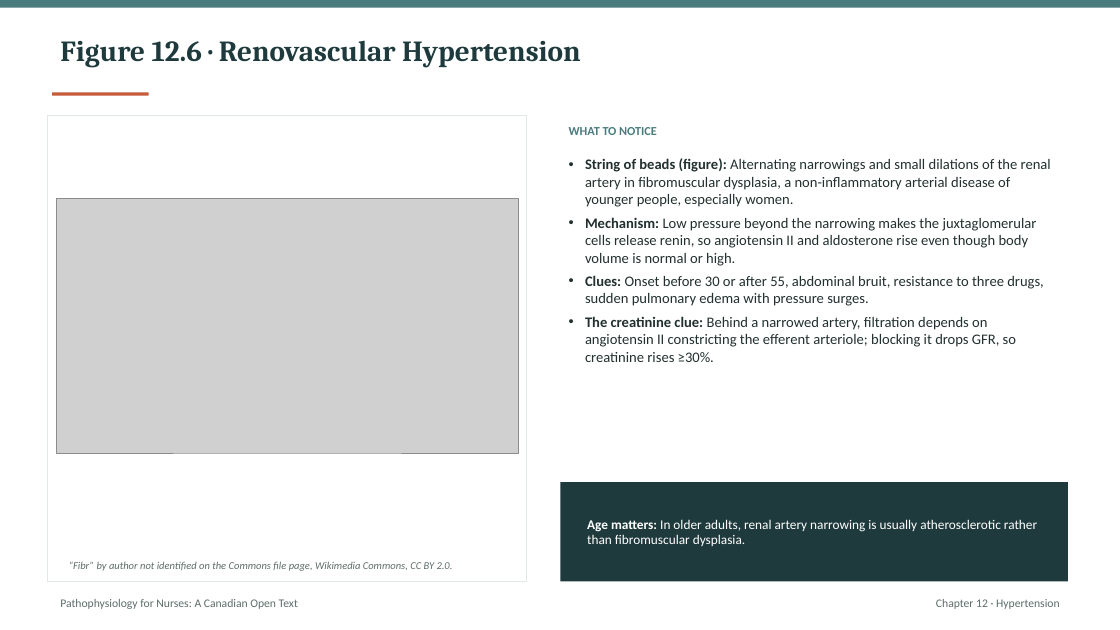
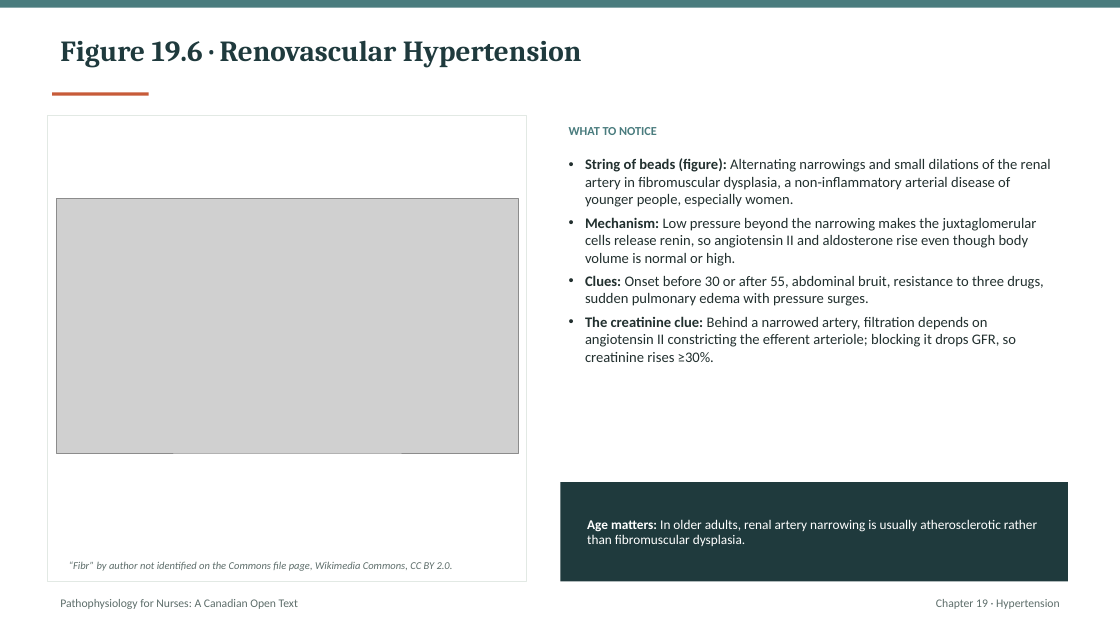
Before and after one commit to andrewleenl/opensourcenursing, a slide deck: slide 19 of Ch19_Hypertension_Lecture_Presentation.pptx. Drawn at 1120x630 pixels with LibreOffice and Linux fonts; fonts in the diff are those of the drawing; grey boxes stand for pictures. Boxes give left, top, right and bottom in pixels: in the first picture for what was removed or moved away, otherwise in the second. Text is boxed around its words. In the diff, an @@ line names an element or a change of style, - is before the commit and + after.

```diff
--- a/Ch19_Hypertension_Lecture_Presentation.pptx
+++ b/Ch19_Hypertension_Lecture_Presentation.pptx
@@ text at box(60, 40, 582, 68): text changed @@
-Figure 12.6 · Renovascular Hypertension
+Figure 19.6 · Renovascular Hypertension
@@ text at box(936, 599, 1060, 609): text changed @@
-Chapter 12 · Hypertension
+Chapter 19 · Hypertension
```
Also in this commit, not shown: 40 other slides changed, 3 other files.
